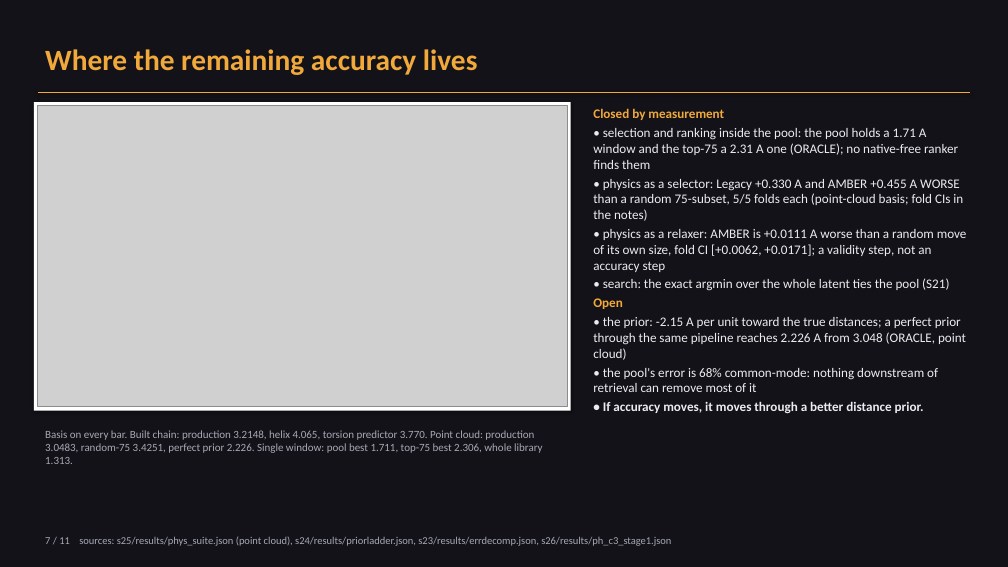
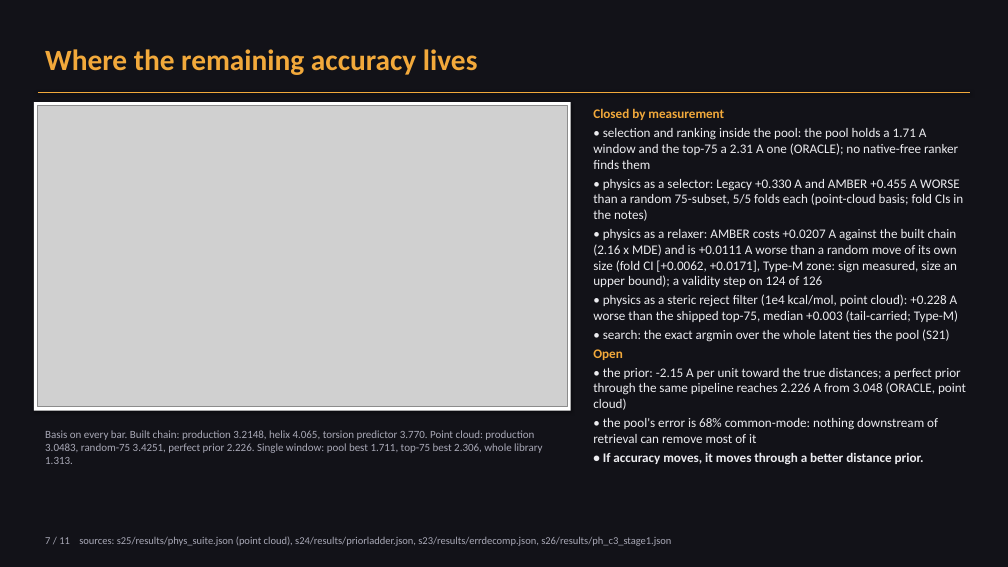
Before and after one commit to abe-narayan/cvar-vqe-protein-folding-v3, a slide deck: slide 7 of vqe_research_overview.pptx. Drawn at 1008x567 pixels with LibreOffice and Linux fonts; fonts in the diff are those of the drawing; grey boxes stand for pictures. Boxes give left, top, right and bottom in pixels: in the first picture for what was removed or moved away, otherwise in the second. Text is boxed around its words. In the diff, an @@ line names an element or a change of style, - is before the commit and + after.

```diff
--- a/vqe_research_overview.pptx
+++ b/vqe_research_overview.pptx
@@ text at (593,229,958,322): text changed @@
-• physics as a relaxer: AMBER is +0.0111 A worse than a random move of its own size, fold CI [+0.0062, +0.0171]; a validity step, not an accuracy step
+• physics as a relaxer: AMBER costs +0.0207 A against the built chain (2.16 x MDE) and is +0.0111 A worse than a random move of its own size (fold CI [+0.0062, +0.0171], Type-M zone: sign measured, size an upper bound); a validity step on 124 of 126
+• physics as a steric reject filter (1e4 kcal/mol, point cloud): +0.228 A worse than the shipped top-75, median +0.003 (tail-carried; Type-M)
```
Also in this commit, not shown: 1 other slide changed, 7 other files.
